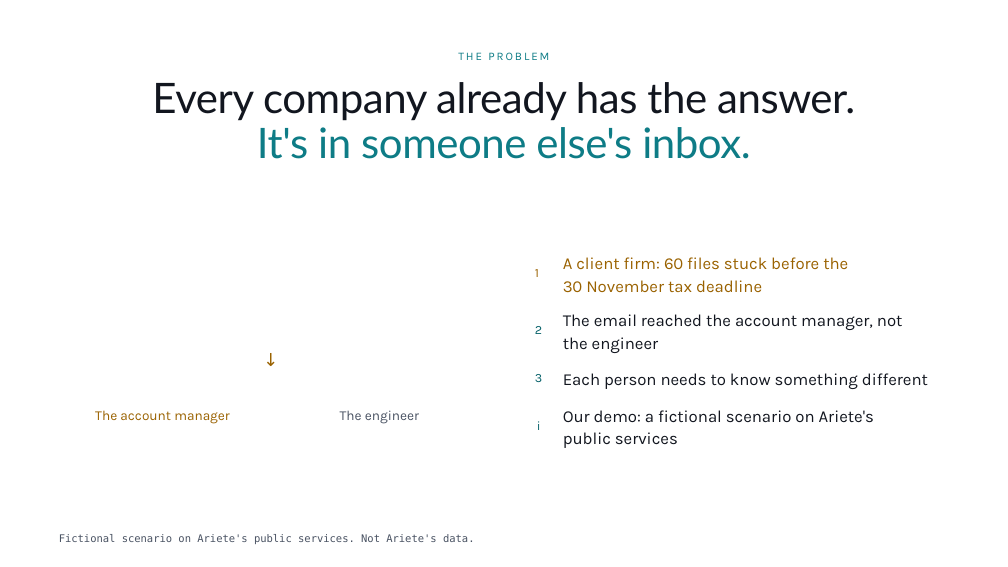
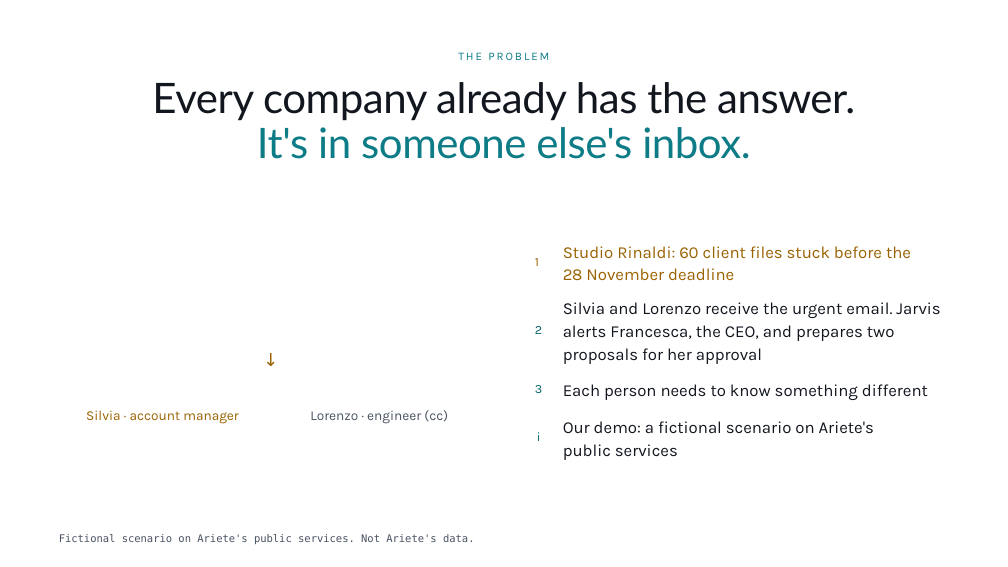
Before and after one commit to fakrulislam0085/GDG-Torino-AGENTHON-Jarvis, a slide deck: slide 2 of pitch/agenthon-deck/Jarvis AGENTHON A.pptx. Drawn at 1008x567 pixels with LibreOffice and Linux fonts; fonts in the diff are those of the drawing; background and template pictures are left out. Boxes give left, top, right and bottom in pixels: in the first picture for what was removed or moved away, otherwise in the second. Text is boxed around its words. In the diff, an @@ line names an element or a change of style, - is before the commit and + after.

```diff
--- a/pitch/agenthon-deck/Jarvis AGENTHON A.pptx
+++ b/pitch/agenthon-deck/Jarvis AGENTHON A.pptx
@@ text "1": place and size @@
-text "1" at <box>535,269,539,277</box>
+text "1" at <box>535,258,539,266</box>
@@ text at <box>563,246,911,281</box>: text changed @@
-A client firm: 60 files stuck before the
-30 November tax deadline
+Studio Rinaldi: 60 client files stuck before the
+28 November deadline
@@ text at <box>563,302,940,364</box>: text changed @@
-The email reached the account manager, not
-the engineer
+Silvia and Lorenzo receive the urgent email. Jarvis
+alerts Francesca, the CEO, and prepares two
+proposals for her approval
@@ text at <box>86,410,239,424</box>: text changed @@
-The account manager
+Silvia · account manager
@@ text at <box>310,410,448,424</box>: text changed @@
-The engineer
+Lorenzo · engineer (cc)
@@ 4 texts: place and size @@
-4 texts at <box>535,373,928,448</box>
+4 texts at <box>535,384,928,460</box>
```
Also in this commit, not shown: 4 other slides changed, 15 other files.
